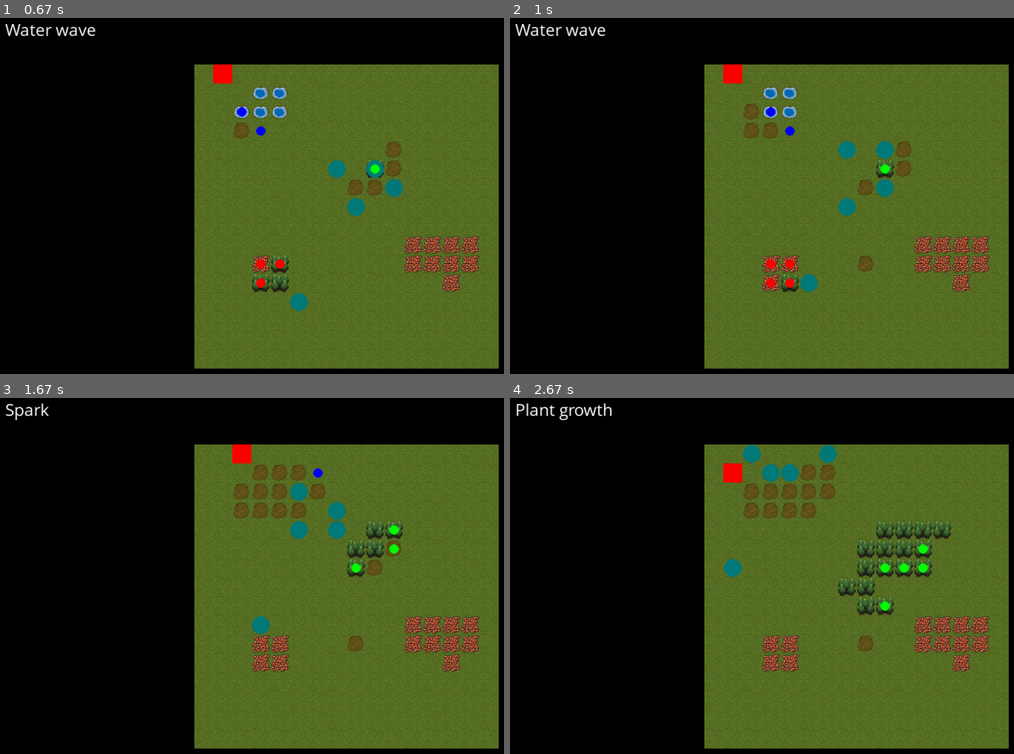
Above: before the commit, frames 1-4 (two rows, left to right).
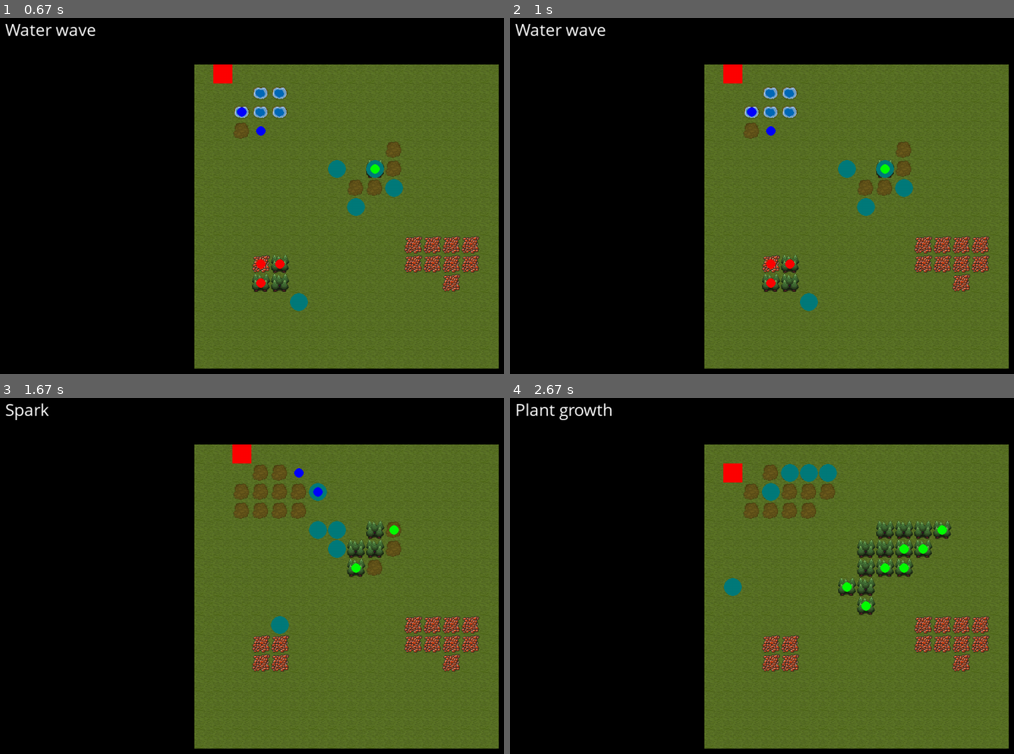
Above: after the commit, the same moments.

Repository: mytinycloud/90D-pygame-scaffold
Game: pygame game, started from main.py
Same seed, same stepped clock (60 frames per second), same inputs: the game is played once before the commit and once after it.
Inputs (mouse positions are in pixels of both pictures, inside the frame that each line leads up to):
- Up to frame 1 (0.67 s): hold D from 0.33 s (still down); move the mouse to (327, 245) at 0.37 s
- Up to frame 2 (1 s): release D at 0.8 s; click (867, 256) at 0.88 s
- Up to frame 3 (1.67 s): hold W 1.17-1.47 s; move the mouse to (171, 611) at 1.2 s; tap Space at 1.23, 1.57 s; tap 3 at 1.32 s; hold D from 1.5 s (still down); move the mouse to (120, 533) at 1.53 s
- Up to frame 4 (2.67 s): tap Space at 1.87, 2.07, 2.37, 2.63 s; release D at 1.97 s; hold A 2-2.53 s; move the mouse to (978, 440) at 2.03 s; tap 2 at 2.15 s; hold S from 2.57 s (still down); move the mouse to (953, 647) at 2.6 s

Frame 1 is identical in both runs. In frame 2, 2.0% of the frame differs, in the area x 46-81%, y 23-83%; in frame 3, 1.5%; in frame 4, 1.6%.

Commit message:
Add spell tile cast detection - Add Direction class

Diff:
--- a/systems/motion.py
+++ b/systems/motion.py
@@ -1,9 +1,17 @@
+from enum import Enum
 from engine.ecs import EntityGroup, enumerate_component, factory
 from pygame import Vector2
 
 from .turn import TurnComponent
 from .tilemap import TilemapComponent
 from . import utils
+
+
+class Direction:
+    UP = Vector2(0, -1)
+    DOWN = Vector2(0, 1)
+    LEFT = Vector2(-1, 0)
+    RIGHT = Vector2(1, 0)
 
 '''
 Component containing a position, velocity, ect
--- a/systems/spell.py
+++ b/systems/spell.py
@@ -1,10 +1,9 @@
-import dataclasses
-from pygame import Surface, Vector2
-from engine.ecs import Entity, EntityGroup, enumerate_component
-from systems import tilemap
+from pygame import Vector2
+from engine.ecs import Entity, EntityGroup, enumerate_component, factory
 from systems.controls import ControlComponent
 from systems.effect import EffectComponent, create_effect
-from systems.motion import MotionComponent
+from systems.motion import Direction, MotionComponent
+from systems.tilemap import TILE_MUD, TILE_PLANT, TILE_WATER, Tile, TilemapComponent
 from systems.turn import TurnComponent
 from systems.ui import UIComponent
 from systems.utils import clamp_vector
@@ -13,16 +12,62 @@
 class SpellComponent:
     select_action: str
     effect: str = "wave"
+    initial_tile: Tile = None
 
 
 @enumerate_component("selected_spell")
 class SelectedSpellComponent:
     spell_action: str = None
     spell_casting_start: Vector2 = None
+    target_tile: Tile = None
+
+@enumerate_component("tile_area")
+class TileAreaComponent:
+    tile_positions: list[Vector2] = factory(list)
+
+
+def find_positions(map: TilemapComponent, coords: Vector2, value, checked = []):
+    tile = map.get_tile(coords)
+    positions = []
+
+    if tile == value and coords not in checked:
+        positions.append(coords)
+
+        to_check = [
+            coords + Direction.UP,
+            coords + Direction.RIGHT,
+            coords + Direction.DOWN,
+            coords + Direction.LEFT
+        ]
+
+        for check_coord in to_check:
+            if check_coord in checked:
+                continue
+
+            positions += find_positions(map, check_coord, value, checked + positions)
+
+    return positions
+
+def spell_tile_detection_system(group: EntityGroup):
+    motion: MotionComponent = group.query_singleton('player', 'motion').motion
+    tilemap: TilemapComponent = group.query_singleton('tilemap').tilemap
+    selected_spell_entity = group.query_singleton('selected_spell', 'tile_area')
+    selected_spell: SelectedSpellComponent = selected_spell_entity.selected_spell
+    tile_area: TileAreaComponent = selected_spell_entity.tile_area
+    target_tile = selected_spell.target_tile
+    positions = []
+
+    positions += find_positions(tilemap, motion.position + Direction.UP, target_tile, positions)
+    positions += find_positions(tilemap, motion.position + Direction.RIGHT, target_tile, positions)
+    positions += find_positions(tilemap, motion.position + Direction.DOWN, target_tile, positions)
+    positions += find_positions(tilemap, motion.position + Direction.LEFT, target_tile, positions)
+
+    tile_area.tile_positions = positions
+
 
 def spell_select_system(group: EntityGroup):
     actions = group.query_singleton('controls').controls.actions
-    selected_spell_entity = group.query_singleton('selected_spell')
+    selected_spell_entity = group.query_singleton('selected_spell', 'ui')
     selected_spell: SelectedSpellComponent = selected_spell_entity.selected_spell
     ui: UIComponent = selected_spell_entity.ui
 
@@ -31,14 +76,17 @@
 
         if spell.select_action in actions or selected_spell.spell_action is None:
             selected_spell.spell_action = spell.select_action
+            selected_spell.target_tile = spell.initial_tile
             ui.text = spell_entity.name
             break
 
 
 def spell_cast_system(group: EntityGroup):
     controls: ControlComponent = group.query_singleton('controls').controls
-    selected_spell_entity: SelectedSpellComponent = group.query_singleton('selected_spell')
+    selected_spell_entity: SelectedSpellComponent = group.query_singleton('selected_spell', 'tile_area')
+    selected_spell_entity: SelectedSpellComponent = selected_spell_entity
     selected_spell: SelectedSpellComponent = selected_spell_entity.selected_spell
+    tile_area: TileAreaComponent = selected_spell_entity.tile_area
     turn: TurnComponent = group.query_singleton('turn').turn
 
     if not turn.waiting:
@@ -49,7 +97,8 @@
     if "mouse_0_stop" in controls.actions:
         for spell_entity in group.query('spell'):
             spell: SpellComponent = spell_entity.spell
-            if spell.select_action == selected_spell.spell_action:
+
+            if spell.select_action == selected_spell.spell_action and selected_spell.spell_casting_start in tile_area.tile_positions:
                 effect_direction = clamp_vector(controls.mouse_grid_position - selected_spell.spell_casting_start, Vector2(-1,-1), Vector2(1,1))
                 effect_entity = create_effect(spell.effect, selected_spell.spell_casting_start, effect_direction)
                 group.add(effect_entity)
@@ -57,21 +106,24 @@
                 break
         selected_spell.spell_casting_start = None
 
+
 def mount_spell_system(group: EntityGroup):
     water_wave = Entity("Water wave")
-    water_wave.spell = SpellComponent(select_action="select_spell_1", effect="wave")
+    water_wave.spell = SpellComponent(select_action="select_spell_1", effect="wave", initial_tile=TILE_WATER)
     plant_growth = Entity("Plant growth")
-    plant_growth.spell = SpellComponent(select_action="select_spell_2", effect="growth")
+    plant_growth.spell = SpellComponent(select_action="select_spell_2", effect="growth", initial_tile=TILE_MUD)
     spark = Entity("Spark")
-    spark.spell = SpellComponent(select_action="select_spell_3", effect="fire")
+    spark.spell = SpellComponent(select_action="select_spell_3", effect="fire", initial_tile=TILE_PLANT)
 
     selected_spell_entity = Entity("selected_spell")
     selected_spell_entity.selected_spell = SelectedSpellComponent()
     selected_spell_entity.ui = UIComponent(text="")
     selected_spell_entity.motion = MotionComponent(position=Vector2(50, 50))
+    selected_spell_entity.tile_area = TileAreaComponent()
 
     group.add_all(water_wave, plant_growth, spark)
     group.add(selected_spell_entity)
 
     group.mount_system(spell_select_system)
+    group.mount_system(spell_tile_detection_system)
     group.mount_system(spell_cast_system)
--- a/systems/tilemap.py
+++ b/systems/tilemap.py
@@ -8,12 +8,6 @@
 TILE_MUD = 2
 TILE_PLANT = 3
 TILE_EMBER = 4
-
-EA = TILE_EARTH
-WA = TILE_WATER
-MU = TILE_MUD
-PL = TILE_PLANT
-EM = TILE_EMBER
 
 type Tilemap = list[list[int]]
 # We may want to make this a literal and/or use an enum
